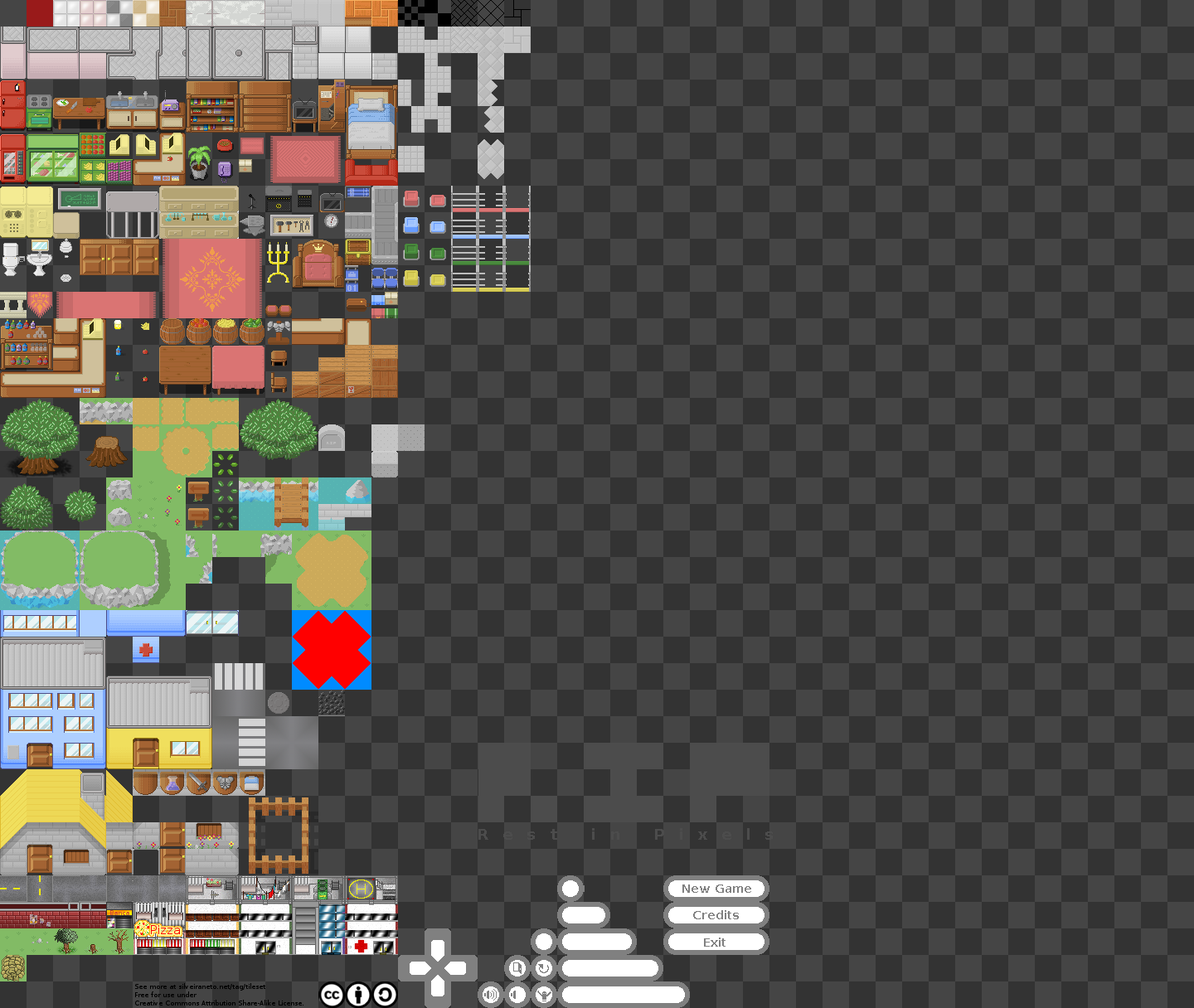
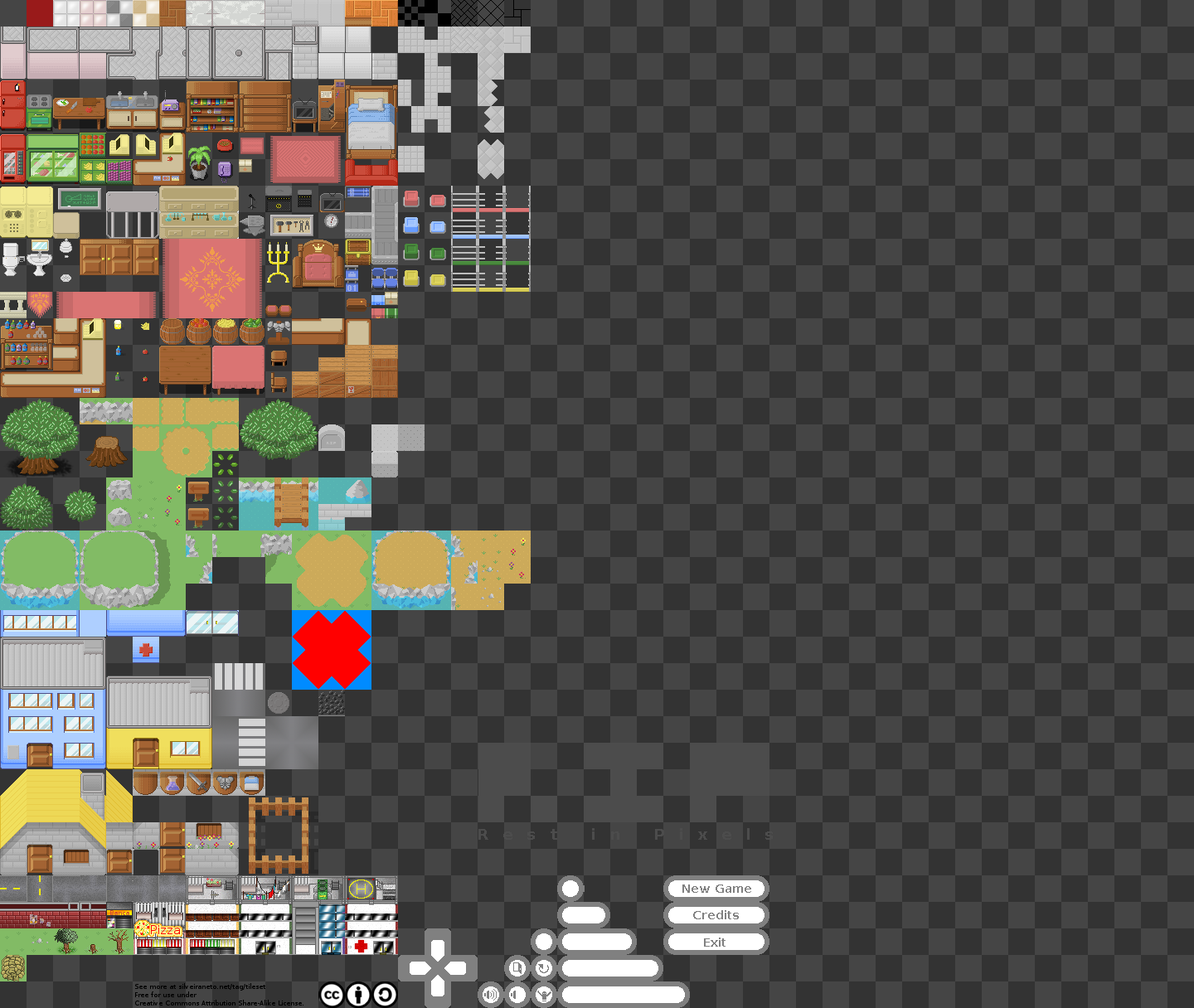
The second (1194, 1008) image is a revision of the first. Changes to its layers:
painted on "Background" over bbox(371, 530, 531, 611)
